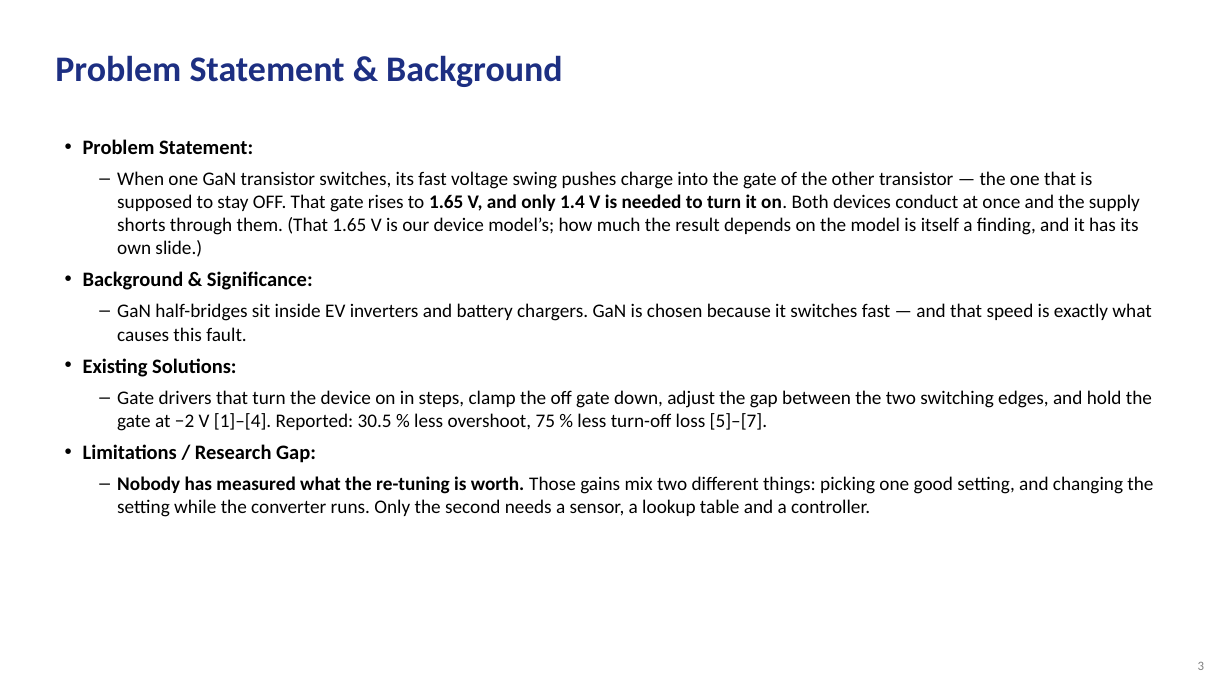
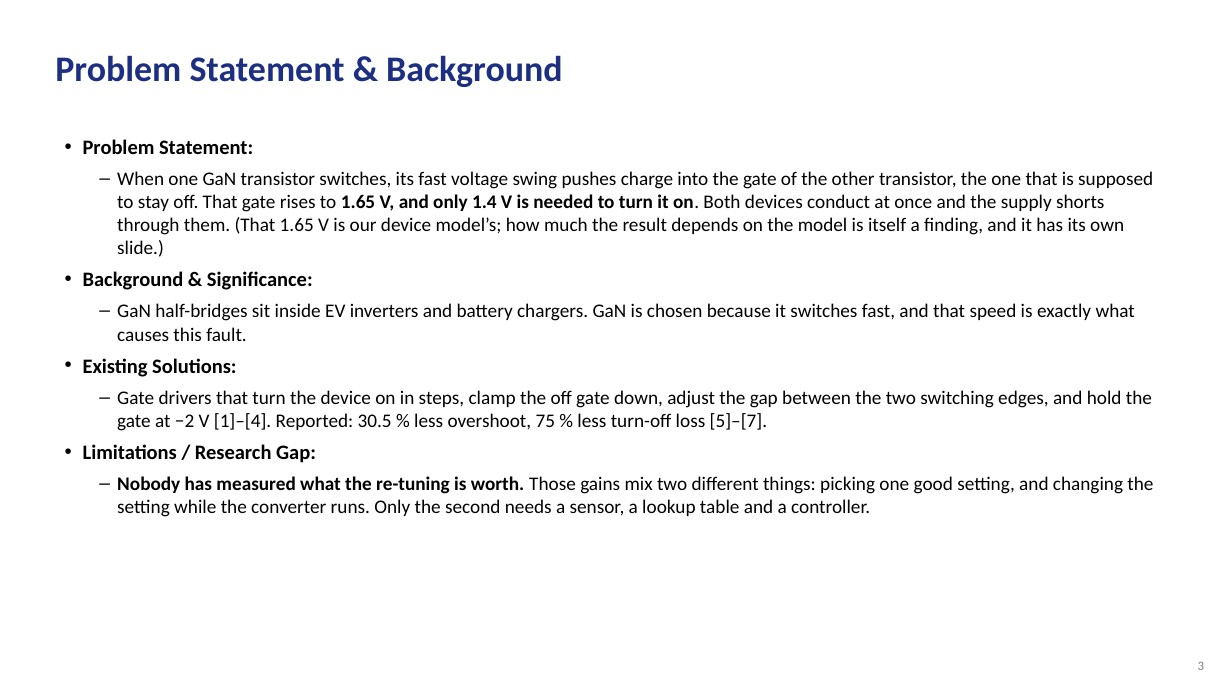
Before and after one commit to Amritha902/gan-driver, a slide deck: slide 3 of review/GaN_Review1_BACKUP.pptx. Drawn at 1232x693 pixels with LibreOffice and Linux fonts; fonts in the diff are those of the drawing. Boxes give left, top, right and bottom in pixels: in the first picture for what was removed or moved away, otherwise in the second. Text is boxed around its words. In the diff, an @@ line names an element or a change of style, - is before the commit and + after.

```diff
--- a/review/GaN_Review1_BACKUP.pptx
+++ b/review/GaN_Review1_BACKUP.pptx
@@ text at bbox=[117, 171, 1153, 257]: text changed @@
-– When one GaN transistor switches, its fast voltage swing pushes charge into the gate of the other transistor — the one that is supposed to stay OFF. That gate rises to 1.65 V, and only 1.4 V is needed to turn it on. Both devices conduct at once and the supply shorts through them. (That 1.65 V is our device model’s; how much the result depends on the model is itself a finding, and it has its own slide.)
+– When one GaN transistor switches, its fast voltage swing pushes charge into the gate of the other transistor, the one that is supposed to stay off. That gate rises to 1.65 V, and only 1.4 V is needed to turn it on. Both devices conduct at once and the supply shorts through them. (That 1.65 V is our device model’s; how much the result depends on the model is itself a finding, and it has its own slide.)
@@ text at bbox=[117, 303, 1135, 341]: text changed @@
-– GaN half-bridges sit inside EV inverters and battery chargers. GaN is chosen because it switches fast — and that speed is exactly what causes this fault.
+– GaN half-bridges sit inside EV inverters and battery chargers. GaN is chosen because it switches fast, and that speed is exactly what causes this fault.
```
Also in this commit, not shown: 43 other slides changed, 10 other files.
